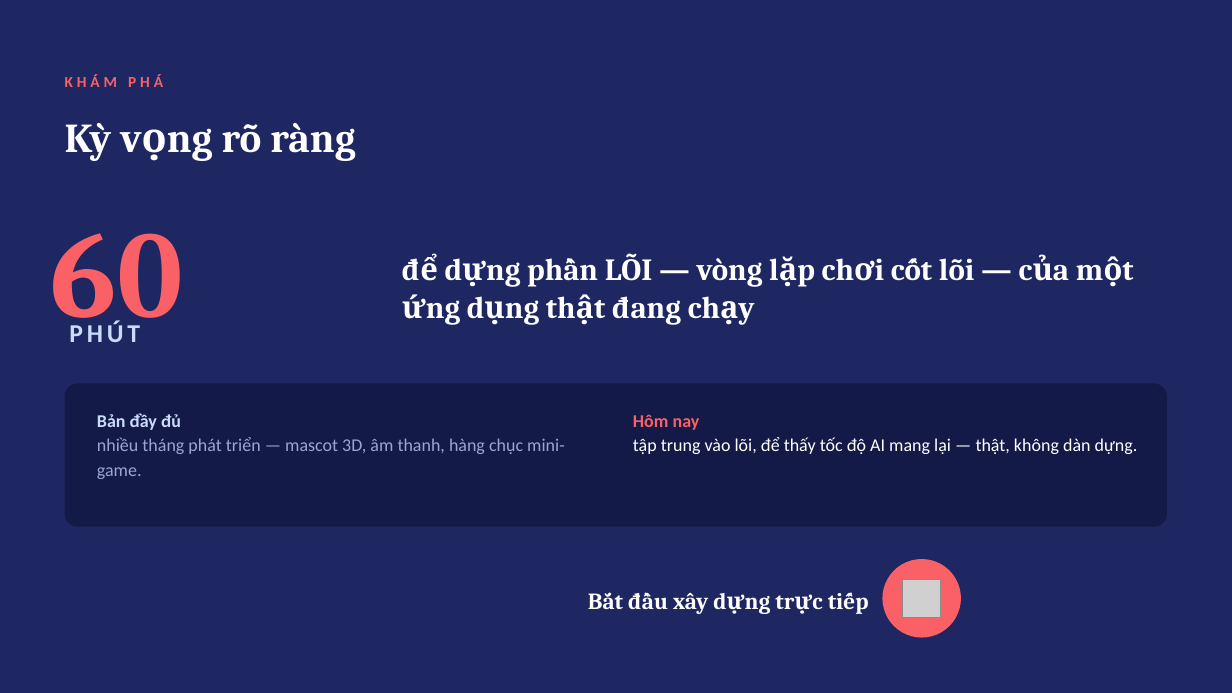
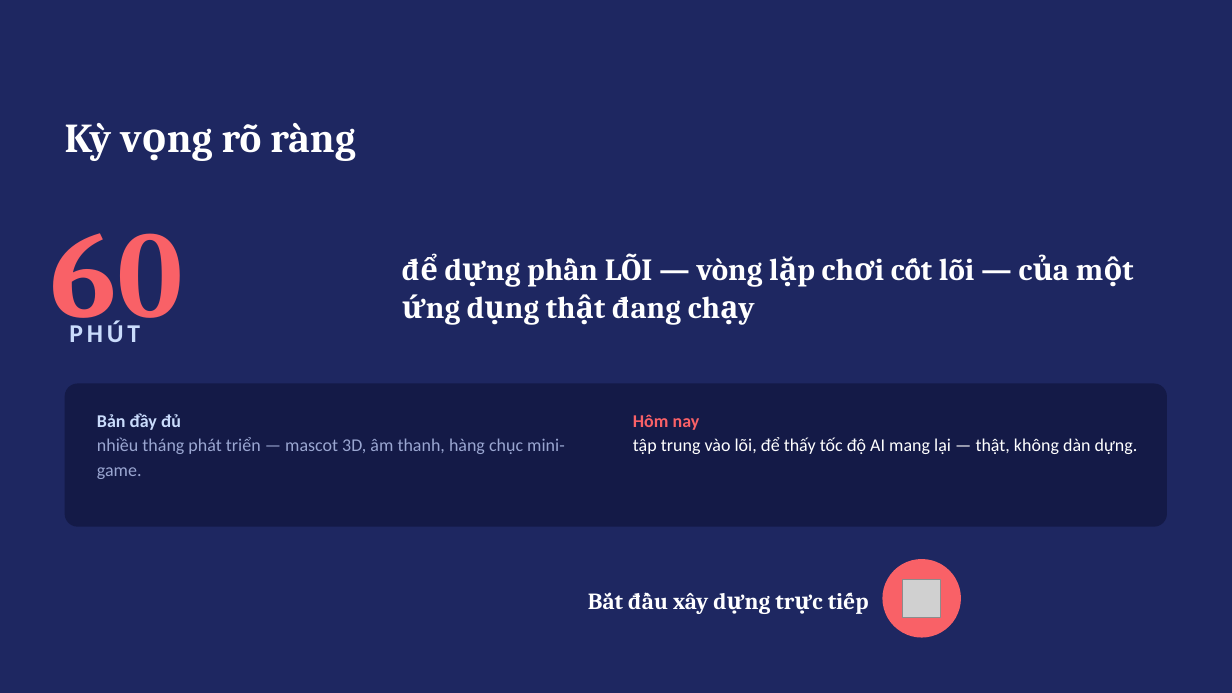
Before and after one commit to anhnbt/viettyping, a slide deck: slide 5 of docs/superpowers/slides/vibe-coding-workshop-buoi1-slides.pptx. Drawn at 1232x693 pixels with LibreOffice and Linux fonts; fonts in the diff are those of the drawing; grey boxes stand for pictures. Boxes give left, top, right and bottom in pixels: in the first picture for what was removed or moved away, otherwise in the second. Text is boxed around its words. In the diff, an @@ line names an element or a change of style, - is before the commit and + after.

```diff
--- a/docs/superpowers/slides/vibe-coding-workshop-buoi1-slides.pptx
+++ b/docs/superpowers/slides/vibe-coding-workshop-buoi1-slides.pptx
@@ text removed at (65,74,163,87) @@
-KHÁM PHÁ
```
Also in this commit, not shown: 2 other slides changed.
